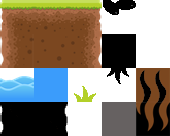
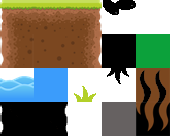
Layered file, before and after one edit (170 × 136). Changes by layer:
painted on "ground_elements.png" over box(136, 34, 170, 68)
